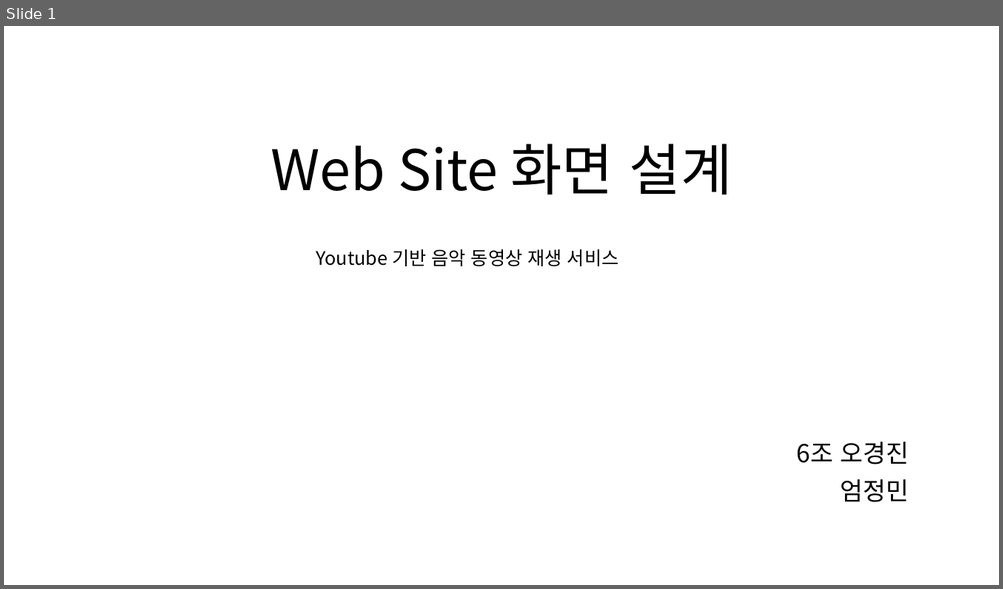
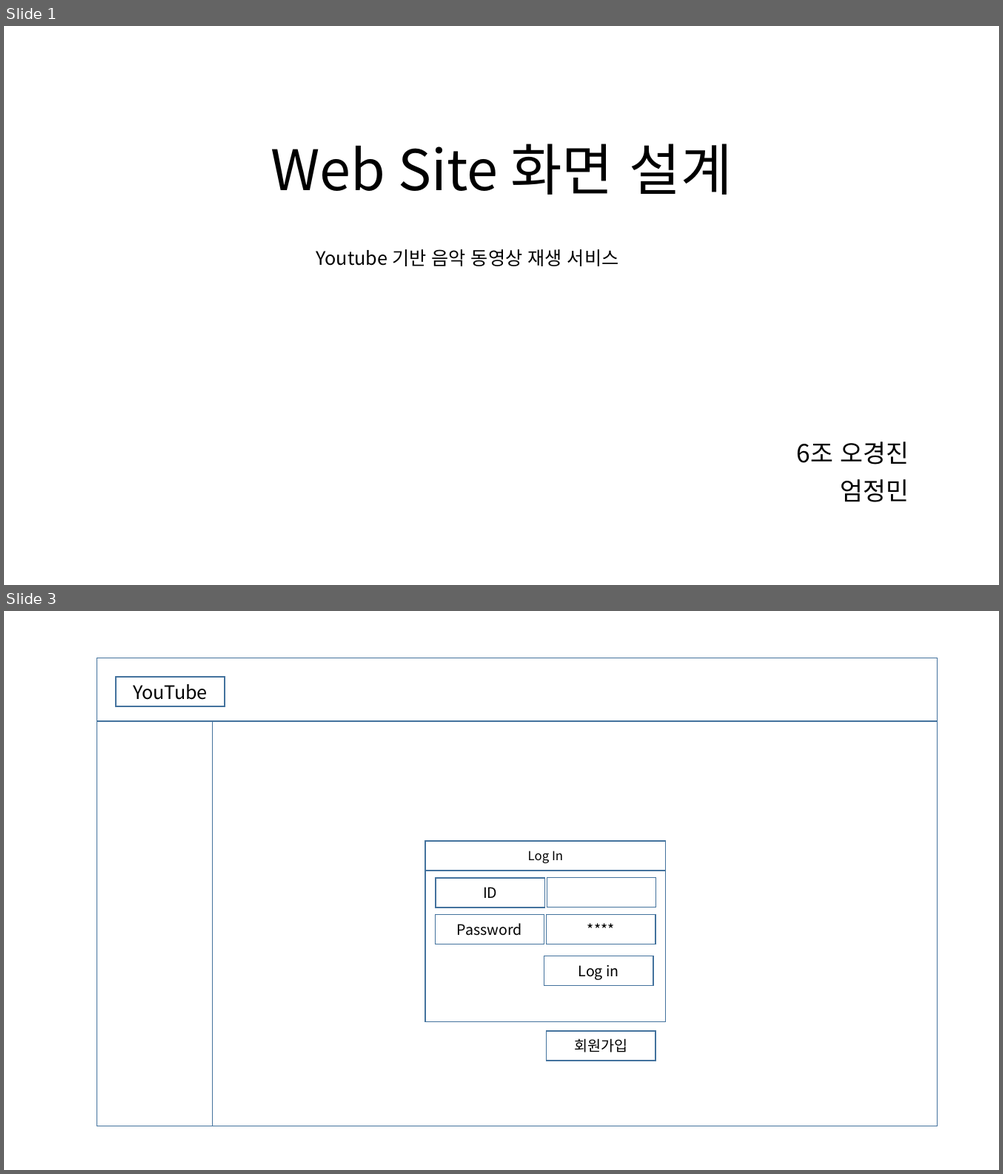
Before and after one commit to kjohhub/website, a slide deck: Web Site GUI Design.pptx. Shown one above the other, each under a label of ours: slide 1 before the commit, slides 1 and 3 after it; the slides between them are not shown. The pictures are 1003x589 and 1003x1174 pixels, drawn with LibreOffice and Linux fonts; fonts in the diff are those of the drawing. Boxes give left, top, right and bottom in pixels: in the first picture for what was removed or moved away, otherwise in the second. Text is boxed around its words. In the diff, an @@ line names an element or a change of style, - is before the commit and + after.

```diff
--- a/Web Site GUI Design.pptx
+++ b/Web Site GUI Design.pptx
@@ slide 3 added at (4, 611, 999, 1170), background #FFFFFF @@
@@ rectangle added at (96, 658, 936, 1127), outline #43739E 1 pt @@
@@ rectangle added at (96, 658, 936, 721), outline #43739E 1 pt @@
@@ rectangle added at (116, 677, 225, 706), outline #43739E 1 pt, 18 pt, text #000000 @@
+YouTube
@@ rectangle added at (213, 721, 937, 1127), outline #43739E 1 pt @@
@@ rectangle added at (426, 841, 666, 1022), outline #43739E 1 pt @@
@@ rectangle added at (426, 841, 666, 871), outline #43739E 1 pt, 12 pt, text #000000 @@
+Log In
@@ rectangle added at (435, 878, 544, 908), outline #43739E 1 pt, 14 pt, text #000000 @@
+ID
@@ rectangle added at (547, 878, 656, 908), outline #43739E 1 pt @@
@@ rectangle added at (435, 914, 544, 945), outline #43739E 1 pt, 14 pt, text #000000 @@
+Password
@@ rectangle added at (546, 914, 655, 945), outline #43739E 1 pt, 14 pt, text #000000 @@
+****
@@ rectangle added at (544, 957, 653, 986), outline #43739E 1 pt, 14 pt, text #000000 @@
+Log in
@@ rectangle added at (546, 1031, 655, 1061), outline #43739E 1 pt, 14 pt, text #000000 @@
+회원가입
```
Also in this commit, not shown: 1 other slide added, 1 slide removed.
